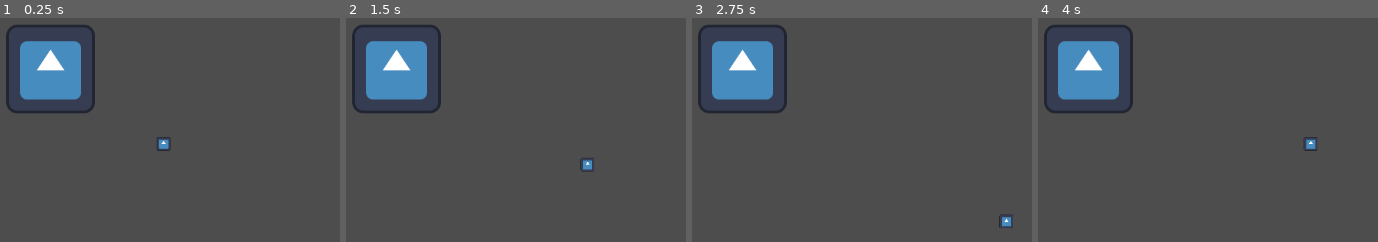
Above: before the commit, frames 1-4 (left to right).
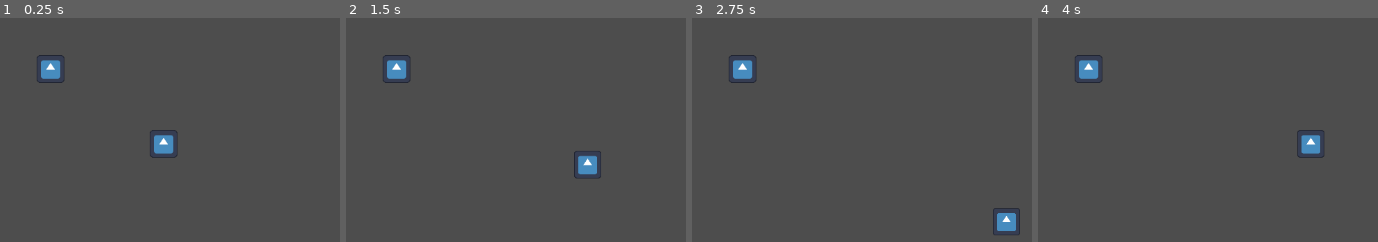
Above: after the commit, the same moments.

Repository: Jollista/Deadsteel
Game: Godot game, scene res://test.tscn
The game is run twice, just before and just after one commit, with the same random seed, the same clock (stepped at 60 frames per second) and the same inputs. The project has no main scene, so this scene is started directly. The engine's default icon, where the game draws it, is replaced by a stand-in: a white triangle on a blue panel in a dark square.
Inputs:
- Up to frame 1 (0.25 s): no input
- Up to frame 2 (1.5 s): tap Enter (ui_accept) at 0.5, 0.77, 0.8, 1.07, 1.35 s; hold D (right) 0.53-1.28 s; tap E (interact, bound only after the commit) at 0.6 s; hold S (down) from 1.28 s (still down)
- Up to frame 3 (2.75 s): tap Enter (ui_accept) at 1.52, 1.82, 2.3 s; tap E (interact, bound only after the commit) at 1.55, 2.1 s; release S (down) at 2.03 s; hold D (right) from 2.03 s (still down)
- Up to frame 4 (4 s): release D (right) at 2.78 s; hold W (up) 2.78-3.53 s; tap E (interact, bound only after the commit) at 2.85 s; tap Enter (ui_accept) at 3.02, 3.32, 3.6, 3.77 s; hold A (left) from 3.53 s (still down)

The runs differ from the first frame. In frame 1, 6.3% of the frame differs, in the area x 1-53%, y 3-63%; in frame 2, 6.3%; in frame 3, 6.3%; in frame 4, 6.3%.

Commit message:
Resized DialogueTrigger, Player; added interact to input map for dialogue/interaction

Diff:
--- a/Dialogue/DialogueCanvas.gd
+++ b/Dialogue/DialogueCanvas.gd
@@ -50,7 +50,7 @@
 
 func _process(_delta):
 	# allows player to skip dialogue animation
-	if skipping or active and (Input.is_action_just_pressed("ui_accept")):
+	if skipping or active and (Input.is_action_just_pressed("interact")):
 		if finished: # go to next line
 			next_line()
 			skipping = false
--- a/Dialogue/DialogueTrigger.gd
+++ b/Dialogue/DialogueTrigger.gd
@@ -14,7 +14,7 @@
 
 # Called every frame. 'delta' is the elapsed time since the previous frame.
 func _process(_delta):
-	if player_in_range and Input.is_action_just_pressed("ui_accept"):
+	if player_in_range and Input.is_action_just_pressed("interact"):
 		trigger_dialogue()
 
 # choose a dialogue and then have dialogue_canvas start it
--- a/Dialogue/DialogueTrigger.tscn
+++ b/Dialogue/DialogueTrigger.tscn
@@ -4,12 +4,14 @@
 [ext_resource type="Texture2D" uid="uid://c2qnha11fchjc" path="res://icon.svg" id="2_f0oo8"]
 
 [sub_resource type="CircleShape2D" id="CircleShape2D_5y1rj"]
-radius = 105.119
+radius = 65.0
 
 [node name="DialogueTrigger" type="Node2D"]
 script = ExtResource("1_5g2ey")
 
 [node name="Sprite2D" type="Sprite2D" parent="."]
+position = Vector2(-1.90735e-06, -1.90735e-06)
+scale = Vector2(0.3125, 0.3125)
 texture = ExtResource("2_f0oo8")
 
 [node name="Area2D" type="Area2D" parent="."]
--- a/Player/player.tscn
+++ b/Player/player.tscn
@@ -4,13 +4,14 @@
 [ext_resource type="Texture2D" uid="uid://c2qnha11fchjc" path="res://icon.svg" id="2_3m68l"]
 
 [sub_resource type="RectangleShape2D" id="RectangleShape2D_uu21m"]
+size = Vector2(40, 40)
 
 [node name="Player" type="CharacterBody2D"]
 script = ExtResource("1_ulr4t")
 
 [node name="Sprite2D" type="Sprite2D" parent="."]
 position = Vector2(1.90735e-06, -1.90735e-06)
-scale = Vector2(0.15625, 0.15625)
+scale = Vector2(0.312, 0.312)
 texture = ExtResource("2_3m68l")
 
 [node name="CollisionShape2D" type="CollisionShape2D" parent="."]
--- a/project.godot
+++ b/project.godot
@@ -40,3 +40,9 @@
 , Object(InputEventKey,"resource_local_to_scene":false,"resource_name":"","device":-1,"window_id":0,"alt_pressed":false,"shift_pressed":false,"ctrl_pressed":false,"meta_pressed":false,"pressed":false,"keycode":0,"physical_keycode":4194322,"key_label":0,"unicode":0,"echo":false,"script":null)
 ]
 }
+interact={
+"deadzone": 0.5,
+"events": [Object(InputEventKey,"resource_local_to_scene":false,"resource_name":"","device":-1,"window_id":0,"alt_pressed":false,"shift_pressed":false,"ctrl_pressed":false,"meta_pressed":false,"pressed":false,"keycode":0,"physical_keycode":69,"key_label":0,"unicode":101,"echo":false,"script":null)
+, Object(InputEventKey,"resource_local_to_scene":false,"resource_name":"","device":-1,"window_id":0,"alt_pressed":false,"shift_pressed":false,"ctrl_pressed":false,"meta_pressed":false,"pressed":false,"keycode":0,"physical_keycode":32,"key_label":0,"unicode":32,"echo":false,"script":null)
+]
+}
